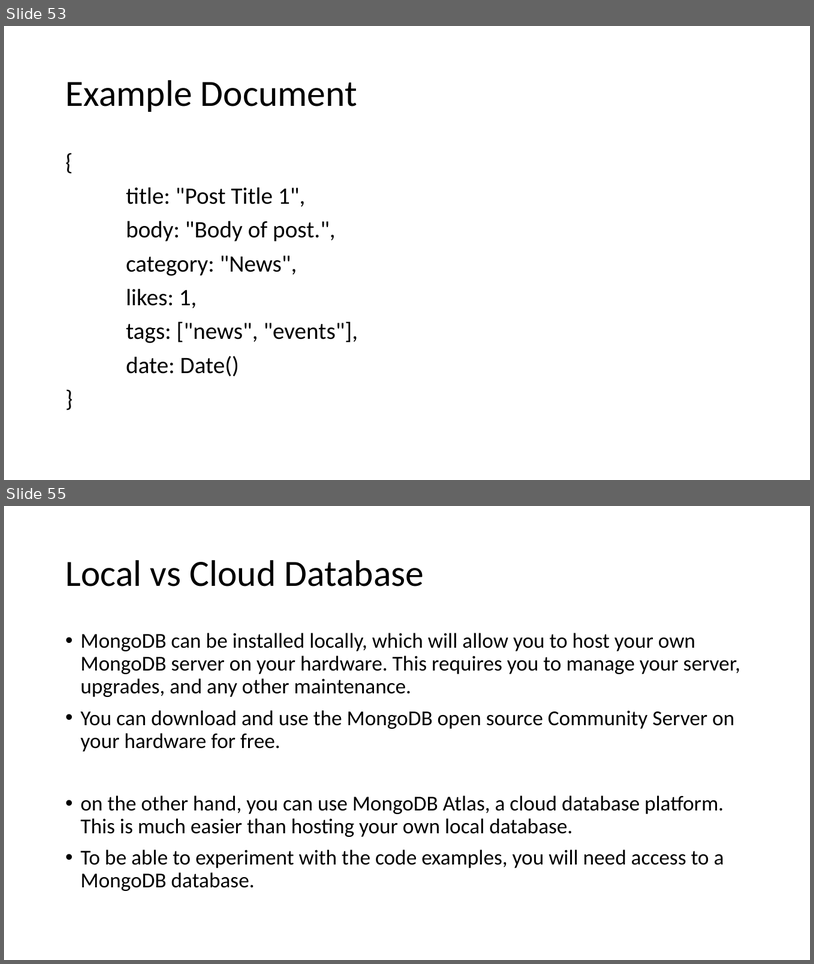
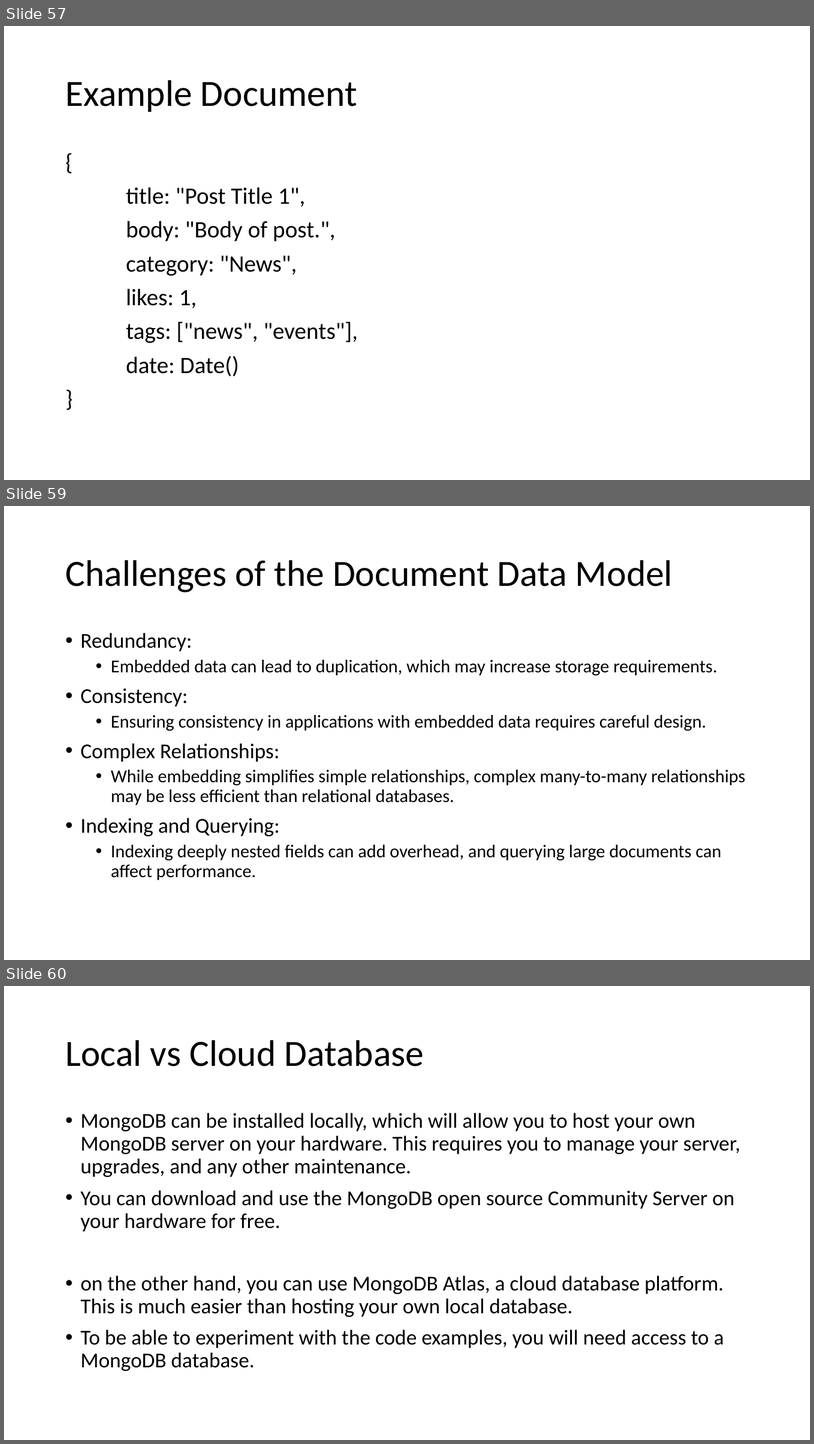
Before and after one commit to motazsaad/Exploratory-Analysis-of-Big-Data, a slide deck: PPT slides/02 EDABDC - Data Models - part 1.pptx. Shown one above the other, each under a label of ours: slides 53 and 55 before the commit, slides 57, 59 and 60 after it; the slides between them are not shown. The pictures are 814x964 and 814x1444 pixels, drawn with LibreOffice and Linux fonts; fonts in the diff are those of the drawing. Boxes give left, top, right and bottom in pixels: in the first picture for what was removed or moved away, otherwise in the second. Text is boxed around its words. In the diff, an @@ line names an element or a change of style, - is before the commit and + after.

```diff
--- a/PPT slides/02 EDABDC - Data Models - part 1.pptx
+++ b/PPT slides/02 EDABDC - Data Models - part 1.pptx
@@ slide 59 added at <box>4,506,810,960</box>, background #FFFFFF @@
@@ title added at <box>65,560,673,592</box>, 44 pt, text #000000 @@
+Challenges of the Document Data Model
@@ text added at <box>81,633,746,880</box>, 21.6 pt, text #000000 @@
+• Redundancy:
+  • Embedded data can lead to duplication, which may increase storage requirements.
+• Consistency:
+  • Ensuring consistency in applications with embedded data requires careful design.
+• Complex Relationships:
+  • While embedding simplifies simple relationships, complex many-to-many relationships may be less efficient than relational databases.
+• Indexing and Querying:
+  • Indexing deeply nested fields can add overhead, and querying large documents can affect performance.
@@ what was slide 53 is now slide 57 @@
@@ what was slide 55 is now slide 60 @@
```
Also in this commit, not shown: 4 slides changed, 4 other slides added, 1 other file.
